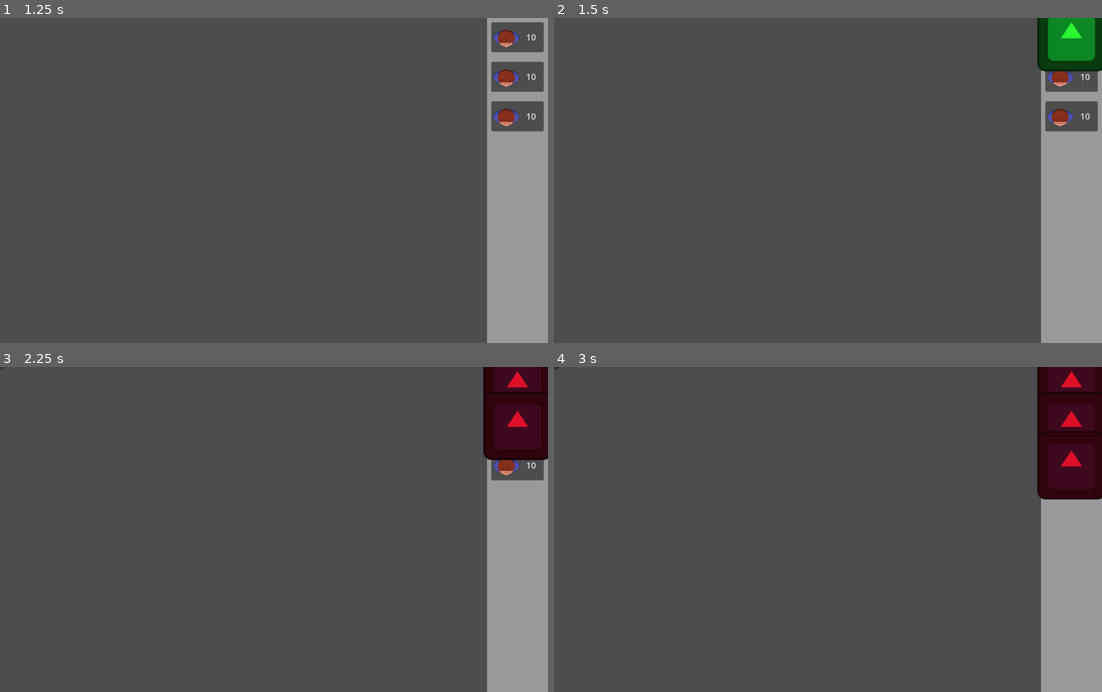
Above: before the commit, frames 1-4 (two rows, left to right).
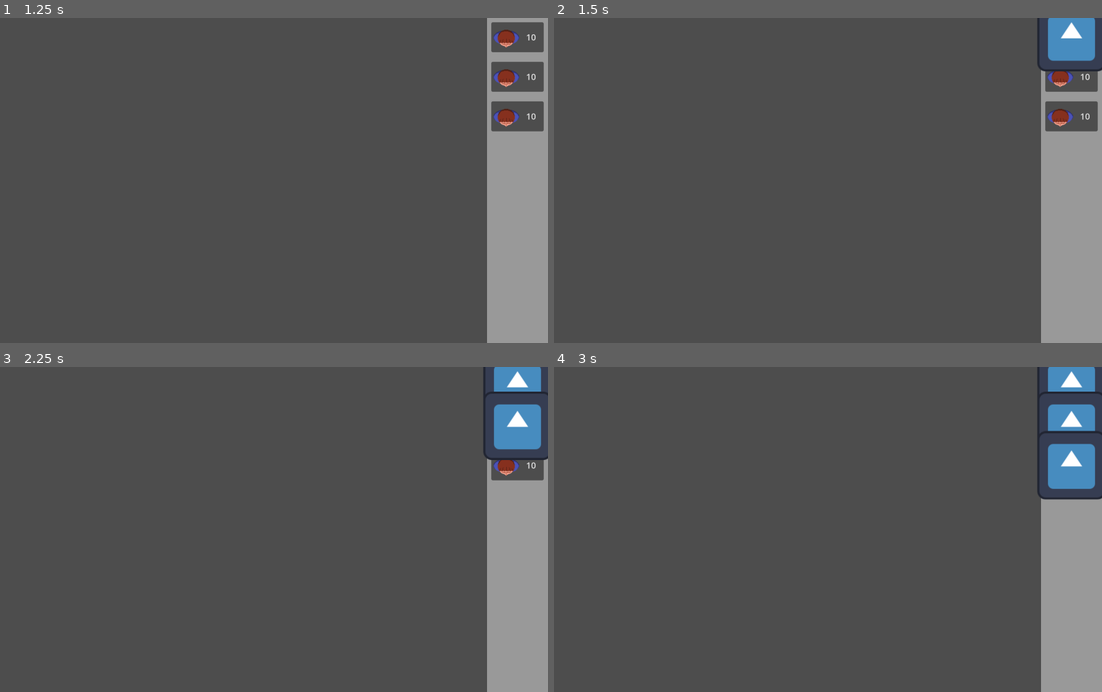
Above: after the commit, the same moments.

Repository: benxutech/bubble-tower-defense
Game: Godot game, scene res://Scenes/Menu/menu.tscn
Two runs of this game, one before a commit and one after it. Both use one fixed random seed, a clock stepped at 60 frames per second and the inputs below. The engine's default icon, where the game draws it, is replaced by a stand-in: a white triangle on a blue panel in a dark square.
Inputs:
- Up to frame 1 (1.25 s): click "Play" at 0.5 s
- Up to frame 2 (1.5 s): click "10" at 1.25 s
- Up to frame 3 (2.25 s): click "10" at 2 s
- Up to frame 4 (3 s): click "10" at 2.75 s

Frame 1 is identical in both runs. In frame 2, 1.9% of the frame differs, in the area x 88-100%, y 0-17%; in frame 3, 3.4%; in frame 4, 4.8%, in the area x 0-100%, y 0-41%.

Commit message:
fix: change spawner type

Diff:
--- a/Scenes/Bubbles/base_bubble.gd
+++ b/Scenes/Bubbles/base_bubble.gd
@@ -9,7 +9,7 @@
 
 # Called when the node enters the scene tree for the first time.
 func _ready() -> void:
-	$BubbleSprite.modulate = Color.WHITE
+	pass
 
 func finished_path():
 	if is_destroyed:
--- a/Scenes/Main/global_signal.gd
+++ b/Scenes/Main/global_signal.gd
@@ -1,7 +1,7 @@
 extends Node
 
 signal damage_taken
-
+signal change_spawner_status
 
 # Called when the node enters the scene tree for the first time.
 func _ready() -> void:
--- a/Scenes/Maps/BaseMap.tscn
+++ b/Scenes/Maps/BaseMap.tscn
@@ -1,7 +1,6 @@
-[gd_scene load_steps=5 format=3 uid="uid://cebwiqq8wyobx"]
+[gd_scene load_steps=4 format=3 uid="uid://cebwiqq8wyobx"]
 
 [ext_resource type="Script" path="res://Scenes/Maps/base_map_1.gd" id="1_scobg"]
-[ext_resource type="PackedScene" uid="uid://ctt8x6tspnqly" path="res://Scenes/Spawner/SpawnerPath.tscn" id="2_vt0d2"]
 [ext_resource type="Texture2D" uid="uid://t076228ahugp" path="res://Assets/Tower/towertopdown.png" id="3_qkkda"]
 
 [sub_resource type="StyleBoxFlat" id="StyleBoxFlat_pecuy"]
@@ -12,8 +11,6 @@
 
 [node name="BaseMap" type="Node2D"]
 script = ExtResource("1_scobg")
-
-[node name="SpawnerPath" parent="." instance=ExtResource("2_vt0d2")]
 
 [node name="PanelContainer" type="PanelContainer" parent="."]
 offset_left = 910.0
--- a/Scenes/Maps/George's Map.tscn
+++ b/Scenes/Maps/George's Map.tscn
@@ -548,6 +548,12 @@
 sources/4 = SubResource("TileSetAtlasSource_tpsa1")
 sources/5 = SubResource("TileSetAtlasSource_ts5ii")
 
+[sub_resource type="Curve2D" id="Curve2D_ol8xg"]
+_data = {
+"points": PackedVector2Array(0, 0, 0, 0, -48, 432, 0, 0, 0, 0, 200, 432, 0, 0, 0, 0, 208, 408, 0, 0, 0, 0, 208, 160, 0, 0, 0, 0, 216, 144, 0, 0, 0, 0, 240, 144, 0, 0, 0, 0, 584, 144, 0, 0, 0, 0, 592, 160, 0, 0, 0, 0, 592, 208, 0, 0, 0, 0, 592, 296, 0, 0, 0, 0, 656, 304, 0, 0, 0, 0, 720, 304, 0, 0, 0, 0, 808, 304, 0, 0, 0, 0, 1008, 304, 0, 0, 0, 0, 1048, 304)
+}
+point_count = 15
+
 [node name="Map1" type="Node2D"]
 script = ExtResource("1_220o3")
 
@@ -563,4 +569,8 @@
 layer_3/name = "Flowers"
 layer_3/tile_data = PackedInt32Array(983057, 786436, 12, 1048595, 851972, 12, 1114134, 851972, 12, 1048599, 851972, 12, …(623 unchanged characters)…
 
-[node name="SpawnerPath" parent="." instance=ExtResource("5_o4p1y")]
+[node name="Path2D" type="Path2D" parent="."]
+curve = SubResource("Curve2D_ol8xg")
+
+[node name="SpawnerPath" parent="Path2D" instance=ExtResource("5_o4p1y")]
+position = Vector2(-48, 432)
--- a/Scenes/Maps/Map1.tscn
+++ /dev/null
@@ -1,21 +0,0 @@
-[gd_scene load_steps=4 format=3 uid="uid://f6caux1tr6i7"]
-
-[ext_resource type="Script" path="res://Scenes/Maps/map_1.gd" id="1_1qd1w"]
-[ext_resource type="Script" path="res://Scenes/Maps/path_2d.gd" id="2_v4stm"]
-
-[sub_resource type="Curve2D" id="Curve2D_2ny3y"]
-_data = {
-"points": PackedVector2Array(0, 0, 0, 0, 0, 128, 3.42099, 0, -3.42099, 0, 570.476, 128, 10, 9, -10, -9, 1147, 116)
-}
-point_count = 3
-
-[node name="Map1" type="Node2D"]
-script = ExtResource("1_1qd1w")
-
-[node name="Path2D" type="Path2D" parent="."]
-curve = SubResource("Curve2D_2ny3y")
-script = ExtResource("2_v4stm")
-
-[node name="SpawnTimer" type="Timer" parent="Path2D"]
-
-[connection signal="timeout" from="Path2D/SpawnTimer" to="Path2D" method="_on_spawn_timer_timeout"]
--- a/Scenes/Maps/base_map_1.gd
+++ b/Scenes/Maps/base_map_1.gd
@@ -6,7 +6,7 @@
 # Called when the node enters the scene tree for the first time.
 func _ready() -> void:
 	GlobalSignal.damage_taken.connect(on_damage_taken)
-	$SpawnerPath/SpawnTimer.start()
+	GlobalSignal.change_spawner_status.emit(true)
 
 func _input(event: InputEvent) -> void:
 	if event is InputEventMouseButton:
@@ -23,6 +23,7 @@
 	var tower = towerScene.instantiate()
 
 	tower.position = position
+	tower.place()
 	add_child(tower)
 
 func on_damage_taken(damage_point: int) -> void:
@@ -37,4 +38,4 @@
 		is_game_over = true
 
 func finish_map() -> void:
-	$SpawnerPath/SpawnTimer.stop()
+	GlobalSignal.change_spawner_status.emit(false)
--- a/Scenes/Spawner/SpawnerPath.tscn
+++ b/Scenes/Spawner/SpawnerPath.tscn
@@ -1,11 +1,8 @@
-[gd_scene load_steps=3 format=3 uid="uid://ctt8x6tspnqly"]
+[gd_scene load_steps=2 format=3 uid="uid://ctt8x6tspnqly"]
 
 [ext_resource type="Script" path="res://Scenes/Spawner/spawner_path.gd" id="1_m8tbs"]
 
-[sub_resource type="Curve2D" id="Curve2D_n7p8r"]
-
-[node name="SpawnerPath" type="Path2D"]
-curve = SubResource("Curve2D_n7p8r")
+[node name="SpawnerPath" type="PathFollow2D"]
 script = ExtResource("1_m8tbs")
 
 [node name="SpawnTimer" type="Timer" parent="."]
--- a/Scenes/Spawner/spawner_path.gd
+++ b/Scenes/Spawner/spawner_path.gd
@@ -1,9 +1,9 @@
-extends Path2D
+extends PathFollow2D
 
 
 # Called when the node enters the scene tree for the first time.
 func _ready() -> void:
-	pass # Replace with function body.
+	GlobalSignal.change_spawner_status.connect(_on_change_spawner_status)
 
 
 # Called every frame. 'delta' is the elapsed time since the previous frame.
@@ -11,8 +11,14 @@
 	pass
 
 
+func _on_change_spawner_status(is_active: bool) -> void:
+	if is_active:
+		$SpawnTimer.start()
+	else:
+		$SpawnTimer.stop()
+
 func _on_spawn_timer_timeout() -> void:
 	var bubbleScene := preload("res://Scenes/Bubbles/BaseBubble.tscn")
 	var bubble = bubbleScene.instantiate()
 
-	add_child(bubble)
+	get_parent().add_child(bubble)
--- a/Scenes/Towers/BaseTower.tscn
+++ b/Scenes/Towers/BaseTower.tscn
@@ -13,6 +13,7 @@
 texture = ExtResource("1_jwm88")
 
 [node name="CollisionArea" type="Area2D" parent="."]
+visible = false
 
 [node name="CollisionShape2D" type="CollisionShape2D" parent="CollisionArea"]
 shape = SubResource("RectangleShape2D_6oa3y")
--- a/Scenes/Towers/base_tower.gd
+++ b/Scenes/Towers/base_tower.gd
@@ -2,18 +2,27 @@
 
 var is_placed = false
 var can_place = false
+var range = 100
 
 # Called when the node enters the scene tree for the first time.
 func _ready() -> void:
-	pass # Replace with function body.
+	pass
 
 
 # Called every frame. 'delta' is the elapsed time since the previous frame.
 func _process(_delta: float) -> void:
 	if not is_placed:
 		set_collision_status($CollisionArea.has_overlapping_areas())
-	else:
-		print("placed")
+
+func place() -> void:
+	var circle = CircleShape2D.new()
+	var collision = CollisionShape2D.new()
+
+	circle.radius = range
+	collision.shape = circle
+	is_placed = true
+	self.add_child(collision)
+
 
 func set_collision_status(is_colliding: bool):
 	# TODO: Should we have a global const for colors?
Not shown: 1 places in Scenes/Bubbles/bubble.tres that only renumber resources
Not shown: 1 places in Scenes/Maps/George's Map.tscn that only renumber resources
